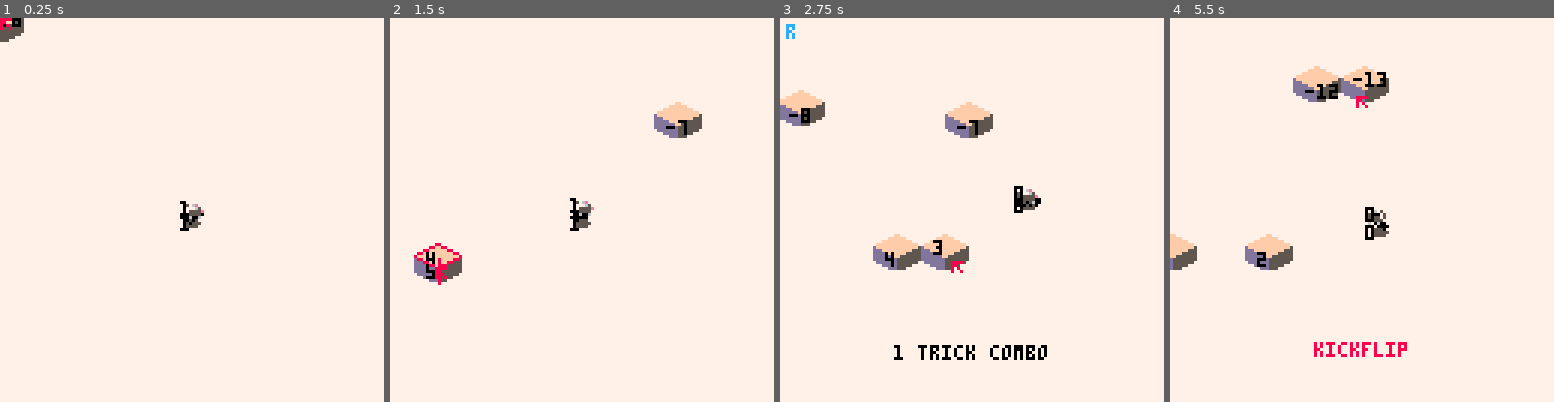
Above: before the commit, frames 1-4 (left to right).
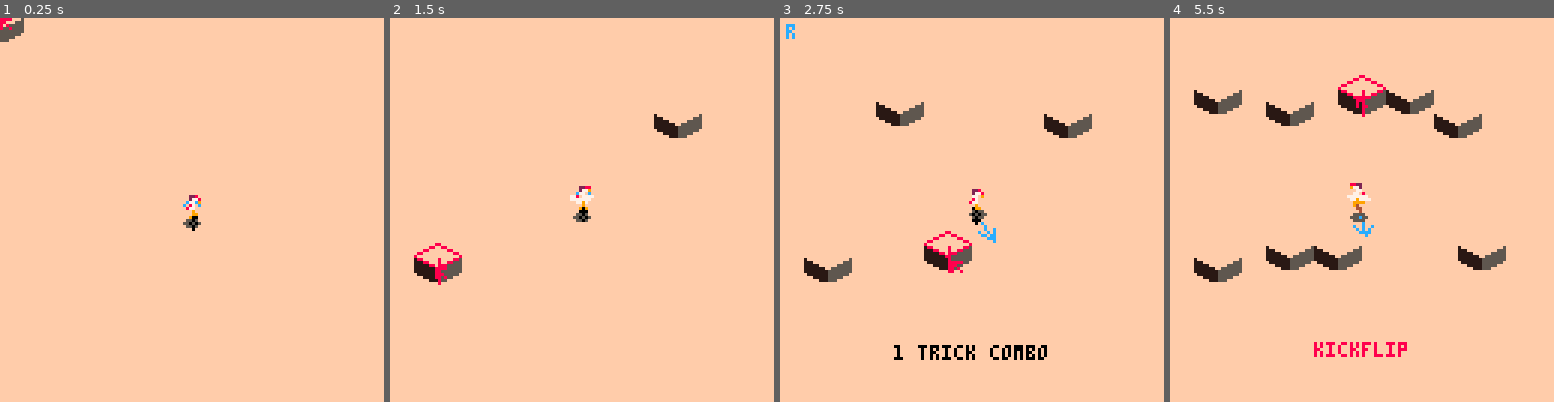
Above: after the commit, the same moments.

Repository: morganq/tinyhawk
Game: PICO-8 cartridge tinyhawk.p8
The game is run twice, just before and just after one commit, with the same random seed, the same clock (stepped at 60 frames per second) and the same inputs.
Inputs (mouse positions are in pixels of both pictures, inside the frame that each line leads up to):
- Up to frame 1 (0.25 s): no input
- Up to frame 2 (1.5 s): tap X (X key) at 0.33, 1.07 s; click (670, 121) at 0.67 s; tap O (Z key) at 0.7 s; click (436, 267) at 1.22 s
- Up to frame 3 (2.75 s): hold Right 1.6-2.1 s; tap O (Z key) at 1.7, 2.1, 2.5 s; click (887, 114) at 1.77 s; tap X (X key) at 1.85 s; hold Up 2.15-2.42 s; click (952, 259) at 2.32 s; hold Right from 2.47 s (still down)
- Up to frame 4 (5.5 s): click (1404, 106) at 2.87 s; tap O (Z key) every 0.4 s from 2.9 to 5.3 s; tap X (X key) at 2.97, 4.08, 5.2 s; release Right at 3.03 s; hold Left 3.08-3.58 s; click (1465, 256) at 3.42 s; hold Down 3.63-3.97 s; click (1231, 102) at 3.97 s; hold Right 4.02-4.68 s; click (1292, 248) at 4.52 s; hold Up 4.73-5.03 s; click (1354, 94) at 5.07 s; hold Left from 5.08 s (still down)

The runs differ from the first frame. In frame 1, 100% of the frame differs, in the area x 0-100%, y 0-100%; in frame 2, 99%; in frame 3, 98%; in frame 4, 98%.

Commit message:
pre change iso

Diff:
--- a/collision.lua
+++ b/collision.lua
@@ -31,7 +31,7 @@
         {pt = {0, 1, 0},  normal = {0, 1, 0}},
     }
 }
-local steps = 2
+local steps = 4
 local stepsize = 1 / (steps + 1) * 3.14159 / 2
 for i = 0, steps + 1 do
     local angle = i * stepsize
@@ -141,16 +141,23 @@
 function prepare_collision_volumes(cells)
     local volumes = {}
     for cell in all(cells) do
-        local tt = cell.tiletype
-        if cell.elev > 0 then
-            add(volumes, prepare_volume(cell, block_volumes[1], true))
-        end
-        for v in all(tt.volumes) do
-            local planes = prepare_volume(cell, v)
-
-            add(volumes, planes)
-        end
-
+        if #cell.prepared_volumes > 0 then
+            for v in all(cell.prepared_volumes) do
+                add(volumes, v)
+            end
+        else
+            local tt = cell.tiletype
+            if cell.elev > 0 then
+                local v = prepare_volume(cell, block_volumes[1], true)
+                add(cell.prepared_volumes, v)
+                add(volumes, v)
+            end
+            for v in all(tt.volumes) do
+                local planes = prepare_volume(cell, v)
+                add(cell.prepared_volumes, planes)
+                add(volumes, planes)
+            end
+        end
     end
     return volumes
 end
--- a/editor.lua
+++ b/editor.lua
@@ -3,7 +3,7 @@
 scroll = {0,0}
 debugs = {}
 local is_editing = true
-SHOW_DEPTH = true
+SHOW_DEPTH = false
 
 function do_test()
     local volumes = {
@@ -48,18 +48,12 @@
     mx, my, mb = stat(32), stat(33), stat(34)
     mv = p2vi({mx, my})
 
-    local dir = {0,0,0}
+    local dir = 0
     if btn(0) then
-        dir = v_add(dir, {1,0,-1})
+        dir += 1
     end
     if btn(1) then
-        dir = v_add(dir, {-1,0,1})
-    end
-    if btn(2) then
-        dir = v_add(dir, {-1,0,-1})
-    end
-    if btn(3) then
-        dir = v_add(dir, {1,0,1})
+        dir += -1
     end
     skater:control(dir, btn(5))
     if btn(5) then
@@ -116,8 +110,6 @@
             editor_flipv = rotations[rotation + 1][2]
         end
 
-
-
         if symbol == "s" then
             save()
         end
@@ -145,7 +137,7 @@
 editor_sel = 1
 
 function _draw()
-    cls(7)
+    cls(15)
     local pts = {{0,0,0}, {1,0,0}, {1,0,1}, {0,0,1}, {0,0,0}}
     camera(-scroll[1], -scroll[2])
 
@@ -187,6 +179,7 @@
     --print(stat(0), 1, 100, 11)
     draw_inputs(2, 2)
     draw_combo()
+    pal(split"1,2,3,4,5,143,7,8,9,10,11,12,128,14,15,0",1)
 end
 
 function save()
--- a/iso.lua
+++ b/iso.lua
@@ -1,21 +1,28 @@
-pal_flip =   split"5,2,3,4,13,6,15,8,9,10,11,6,13,14,15"
-pal_noflip = split"13,2,3,4,5,6,15,8,9,10,11,6,13,14,15"
---pal_noflip = split"6,2,3,4,5,6,7,8,9,10,11,15,13,14,15"
-
-function isospr(s, v, h, elev, fliph, flipv, draw_elev_left, draw_elev_right)
+pal_bl = split"13,2,3,4,5,6,15,8,9,10,11,6,13,14,15"
+pal_br = split"5,2,3,4,13,6,15,8,9,10,11,6,13,14,15"
+pal_tl = split"13,2,3,4,5,6,15,8,9,10,11,6,13,14,15"
+pal_tr = split"5,2,3,4,13,6,15,8,9,10,11,5,13,14,15"
+isopals = {
+    {pal_bl, pal_br},
+    {pal_tl, pal_tr}
+}
+
+function isospr(s, v, h, elev, fliph, flipv, draw_elev_left, draw_elev_right, bright_left, bright_right)
     elev = elev or 0
     local p = v2p(v)
     local x1, y1, y2 = p[1] - 8, p[2] - h * 8 - elev * 8, p[2] + 4 - elev * 8
-    if fliph then
-        pal(pal_flip)
-    else
-        pal(pal_noflip)
-    end
+    pal(isopals[flipv and 2 or 1][fliph and 2 or 1])
     if flipv then
         s += 2
     end
     spr(s, x1, y1, 2, h + 1, fliph)
     pal()
+    if bright_left then
+        spr(64, x1 - 1, y1, 2, 1)
+    end
+    if bright_right then
+        spr(66, x1 + 7, y1, 2, 1)
+    end
     if elev > 0 then
         local elev8 = 8 * elev
         if draw_elev_left then
@@ -41,7 +48,7 @@
 ------
 
 tiles = {
-    {sprite = 2, height = 0.5, volumes = block_volumes, rails = {
+    {sprite = 2, height = 0.5, volumes = block_volumes, is_block = true, rails = {
         {{-0.499, 0.499, -0.499}, {-0.499, 0.499, 0.499}},
         {{-0.499, 0.499, 0.499}, {0.499, 0.499, 0.499}},
         {{0.499, 0.499, 0.499}, {0.499, 0.499, -0.499}},
@@ -60,7 +67,7 @@
 }
 
 function make_cell(tile, x, z, elev, fliph, flipv)
-    return {tiletype = tile, x=x, z=z, elev = elev or 0, fliph = fliph or false, flipv = flipv or false}
+    return {tiletype = tile, x=x, z=z, elev = elev or 0, fliph = fliph or false, flipv = flipv or false, prepared_volumes = {}}
 end
 
 function get_cell(v)
@@ -109,13 +116,17 @@
             depth = 0,
             cell = cell,
             height = elev + 1,
+            bright_left = false,
+            bright_right = false,
             draw = function(self)
+                -- memo
                 local l = not(map[x + 1] and map[x + 1][z] and map[x + 1][z].elev >= elev)
                 local r = not(map[x] and map[x][z + 1] and map[x][z + 1].elev >= elev)
+
                 isospr(
-                    self.cell.tiletype.sprite, {x,0,z},
-                    self.cell.tiletype.height, self.cell.elev,
-                    self.cell.fliph, self.cell.flipv, l, r)
+                    cell.tiletype.sprite, {x,0,z},
+                    cell.tiletype.height, cell.elev,
+                    cell.fliph, cell.flipv, l, r, self.bright_left, self.bright_right)
             end
         }
         e.depth = get_depth(e)
@@ -225,12 +236,32 @@
     pset(o1[1], o1[2], c)
 end
 
+function fix_brights()
+    for x, zs in pairs(map) do
+        for z, cell in pairs(zs) do
+            cell.ent.bright_left = false
+            cell.ent.bright_right = false
+            if cell.tiletype.is_block then
+                local left = get_cell({x, 0, z - 1})
+                local right = get_cell({x - 1, 0, z})
+                if not left or left.ent.height <= cell.ent.height - 0.5 then
+                    cell.ent.bright_left = true
+                end
+                if not right or right.ent.height <= cell.ent.height - 0.5 then
+                    cell.ent.bright_right = true
+                end
+            end
+        end
+    end
+end
+
 function fix_grinds()
     cls(7)
     print("loading", 50, 60, 0)
     flip()
     for x, zs in pairs(map) do
         for z, cell in pairs(zs) do
+            cell.prepared_planes = nil
             volumes = prepare_collision_volumes(get_cells_within({x + 0.5, 0, z + 0.5}, 1))
             add(volumes, ground_volume)
             for rail in all(cell.rails) do
@@ -251,4 +282,5 @@
         end
     end
     presort_cells()
-end
+    fix_brights()
+end
--- a/skater.lua
+++ b/skater.lua
@@ -1,5 +1,5 @@
 STEP = 0.2
-FRICTION = 0.002
+FRICTION = 0.0012
 
 function make_skater()
     local e = {
@@ -7,8 +7,8 @@
         center = {0.5, 0, 0.5},
         depth = 0,
         vel = {0, 0, 0},
-        fwd = {-1, 0, 0},
-        flat_fwd = {1, 0, 0},
+        fwd = v_norm({-1, 0, -1}),
+        flat_fwd = v_norm({-1, 0, -1}),
         jump_charge = 0,
         jumped = false,
         airborne_frames = 0,
@@ -22,16 +22,33 @@
         char_y = 0,
         char_yv = 0,
         qp_target = nil,
+        switch = false,
+        current_trick = nil,
+        current_trick_t = 0,
         draw = function(self)
-            local skate_fwd = self.fwd
+            local skate_fwd = v_norm({self.fwd[1], self.fwd[2], self.fwd[3]})
+            local spin = {0,0,0}
+            if self.current_trick then
+                local tt = self.current_trick_t / self.current_trick.time
+                spin = v_mul(self.current_trick.spin, tt * 3.14159 / 180)
+                if spin[1] != 0 then --yaw
+                    local cyaw = atan2(skate_fwd[1], skate_fwd[3])
+                    skate_fwd[1] = cos(cyaw + spin[1])
+                    skate_fwd[3] = sin(cyaw + spin[1])
+                end
+                if spin[2] != 0 then
+                    skate_fwd[2] += tan(spin[2])
+                    skate_fwd = v_norm(skate_fwd)
+                end
+            end
             for i = -1, 1, 0.125 do
                 local v = v_add(self.pos, v_mul(skate_fwd, i * 0.25))
-                if i == 1 or i == -1 then v[2] += 0.1 end
+                --if i == 1 or i == -1 then v[2] += 0.025 end
                 local p = v2p(v)
-                circfill(p[1], p[2] - 1, 1.5, 0)
-            end
-            local p = v2p({self.pos[1], self.char_y, self.pos[3]})
-            spr(17, p[1] - 4, p[2] - 8, 1, 1, (self.fwd[1] - self.fwd[3]) > 0)
+                local rad = cos(spin[3] * 2) * 0.5 + 1
+                local color = cos(spin[3] + spin[2]) > 0 and 0 or 4
+                circfill(p[1], p[2], rad, color)
+            end
             if self.qp_target then
                 --[[
                 local cell = get_cell(self.qp_target)
@@ -43,8 +60,27 @@
                 circ(p[1], p[2], 1, 9)
                 ]]
             end
-        end,
-        control = function(self, v, hold)
+            local nv = self.flat_fwd
+            local sv = {self.flat_fwd[3], 0, -self.flat_fwd[1]}
+            local l1, l2 = v_add(self.pos, v_mul(nv, 0.5)), v_add(self.pos, v_mul(nv, 1.5))
+            local p1 = v2p(l1)
+            local p2 = v2p(l2)
+            local p3 = v2p(v_add(v_add(self.pos, v_mul(nv, 1.0)), {nv[3] * 0.25, 0, nv[1] * -0.25}))
+            local p4 = v2p(v_add(v_add(self.pos, v_mul(nv, 1.0)), {nv[3] * -0.25, 0, nv[1] * 0.25}))
+            line(p1[1], p1[2], p2[1], p2[2], self.switch and 11 or 12)
+            line(p2[1], p2[2], p3[1], p3[2], self.switch and 11 or 12)
+            line(p2[1], p2[2], p4[1], p4[2], self.switch and 11 or 12)
+
+            local p = v2p({self.pos[1], self.char_y, self.pos[3]})
+            local flip = (self.fwd[1] - self.fwd[3]) > 0
+            if self.switch then flip = not flip end
+            local frame = 192 + (self.airborne_frames + 3) \ 4
+            if frame >= 197 then
+                frame = 195 + (frame-1) % 2
+            end
+            spr(frame, p[1] - 4, p[2] - 8, 1, 1, flip)
+        end,
+        control = function(self, turn, hold)
             if self.grind_line != nil then
                 return
             end
@@ -52,9 +88,42 @@
                 if self.qp_target == nil then
                     self.qp_target = v_copy(self.pos)
                 end
-                self.qp_target = v_add(self.qp_target, v_mul(v, 0.02))
-            end
+                --self.qp_target = v_add(self.qp_target, v_mul(v, 0.02))
+            end
+            local fwd_angle = atan2(self.flat_fwd[1], self.flat_fwd[3])
+            local new_angle = fwd_angle + turn * 0.12
             local flat_vel = {self.vel[1], 0, self.vel[3]}
+            local speed = v_mag(flat_vel)
+            self.flat_fwd = {cos(new_angle), 0, sin(new_angle)}
+            if not self.airborne then
+                if hold then
+                    if speed > 0.125 then
+                        speed += FRICTION
+                    else
+                        speed += 0.01
+                    end
+                end
+                local new_vel = {cos(new_angle) * speed, self.vel[2], sin(new_angle) * speed}
+                local dot = v_dot(self.flat_fwd, v_norm(flat_vel))
+                if v_mag(self.vel) > 0.05 and abs(dot) < 0.7 then
+                    self:fall()
+                    self.switch = false
+                else
+                    if v_mag(new_vel) > 0.01 then
+                        if dot < 0 then
+                            self.flat_fwd = v_mul(self.flat_fwd, -1)
+                            self.switch = not self.switch
+                            new_vel[1] = -new_vel[1]
+                            new_vel[3] = -new_vel[3]
+                        end
+                        self.vel = new_vel
+
+                    else
+                        self.vel = new_vel
+                    end
+                end
+            end
+            --[[local flat_vel = {self.vel[1], 0, self.vel[3]}
             local addspeed = 0.0155
             if self.airborne then
                 addspeed = 0.008
@@ -70,7 +139,11 @@
                     addspeed = addspeed * (-dot / 2 + 0.5)
                 end
                 self.vel = v_add(self.vel, v_mul(v_norm(v), addspeed))
-            end
+            end]]
+
+        end,
+        fall = function(self)
+            self.vel = {0,0,0}
         end,
         update = function(self)
             -- try grind
@@ -97,7 +170,7 @@
             local speed_sq = v_mag_sq(flat_vel)
             if speed_sq > FRICTION then
                 self.fwd = v_norm(self.vel)
-                self.flat_fwd = v_norm({self.fwd[1], 0, self.fwd[3]})
+                --self.flat_fwd = v_norm({self.fwd[1], 0, self.fwd[3]})
                 local speed = v_mag(flat_vel)
                 flat_vel = v_mul(v_norm(flat_vel), speed - FRICTION)
                 --flat_vel = v_mul(v_norm(flat_vel), min(speed, 0.25))
@@ -154,6 +227,9 @@
                 self.char_yv = self.vel[2]
             end
             if self.airborne then self.airborne_frames += 1 end
+
+            self:update_trick()
+
             local hh = 0
             local cell_below = get_cell(self.pos)
             if cell_below then
@@ -194,6 +270,14 @@
                 end
             end
         end,
+        update_trick = function(self)
+            if self.current_trick then
+                self.current_trick_t += 1
+                if self.current_trick_t > self.current_trick.time then
+                    self.current_trick = nil
+                end
+            end
+        end,
         jump = function(self)
 
             if not self.airborne or (self.airborne_frames < 6 and not self.jumped) then
@@ -207,11 +291,13 @@
             self.jump_charge = 0
         end,
         trick = function(self)
-            if self.airborne then
+            if self.airborne and self.current_trick == nil then
                 self:lock_grind(0.03)
                 if not self.grind_line then
                     local trick = try_get_trick()
                     if trick then
+                        self.current_trick = tricks[trick]
+                        self.current_trick_t = 0
                         add_combo(trick)
                     end
                 end
@@ -225,13 +311,19 @@
                 self.airborne = false
                 -- mv calc
                 self.grind_fwd = v_mul(v_norm(v_sub(best_grind[2], best_grind[1])), dir)
+
                 self.grind_speed = v_mag({self.vel[1], 0, self.vel[3]}) + speedup
                 local flat_fwd = {self.fwd[1], 0, self.fwd[3]}
+                self.flat_fwd = self.grind_fwd
                 local pos = get_next_rail_pt(self.pos, flat_fwd, self.grind_speed, self.grind_line)
                 local up = v_cross(v_cross(self.grind_fwd, {0,1,0}), self.grind_fwd)
                 up = v_mul(up, 0.125)
                 self.pos = v_add(pos, up)
-                add_combo("grind")
+                if speedup then
+                    add_combo("grind")
+                else
+                    increment_combo()
+                end
             end
         end,
         get_best_grind = function(self)
--- a/tricks.lua
+++ b/tricks.lua
@@ -8,6 +8,15 @@
     du = "impossible",
     lr = "fs 360",
     rl = "bs 360",
+}
+
+-- yaw pitch roll
+tricks = {
+    kickflip = {spin = {0, 0, 360}, time = 8},
+    heelflip = {spin = {0, 0, -360}, time = 13},
+    shuvit = {spin = {-180, 0, 0}, time = 8},
+    ["360 flip"] = {spin = {-360, 0, 360}, time = 15},
+    hardflip = {spin = {-180, 0, 360}, time = 15},
 }
 
 function add_input(k)
@@ -70,6 +79,8 @@
     add(combo, {trick = trick})
     latest_trick_time = 10
 end
+function increment_combo()
+end
 function update_combo()
     latest_trick_time = max(latest_trick_time - 1, 0)
     combo_end_time = max(combo_end_time - 1, 0)
--- a/util.lua
+++ b/util.lua
@@ -1,6 +1,8 @@
 -- Use "normal" sin and cos fns rather than p8's
 p8cos = cos function cos(angle) return p8cos(angle/(3.1415*2)) end
 p8sin = sin function sin(angle) return -p8sin(angle/(3.1415*2)) end
+p8atan2 = atan2 function atan2(x,y) return p8atan2(x,-y) * 6.2818 end
+function tan(angle) return sin(angle) / cos(angle) end
 
 
 ----- VECTORS -----
Not shown, changed: 170 lines of the sprite sheet (__gfx__) section of tinyhawk.p8
Not shown, added: mockup.aseprite
